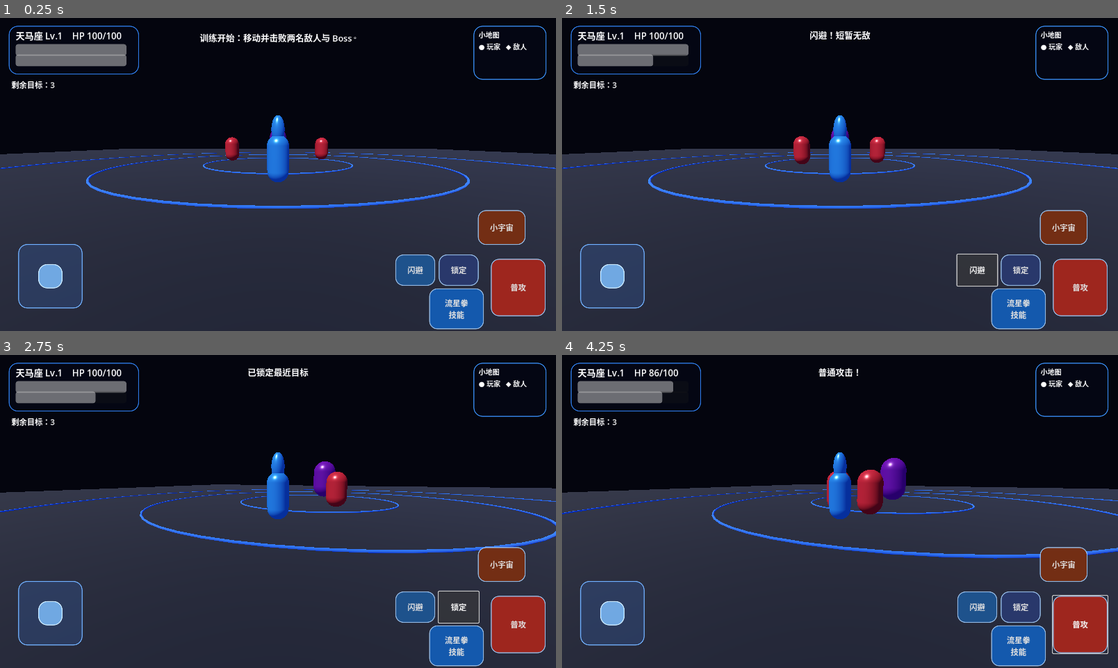
Above: before the commit, frames 1-4 (two rows, left to right).
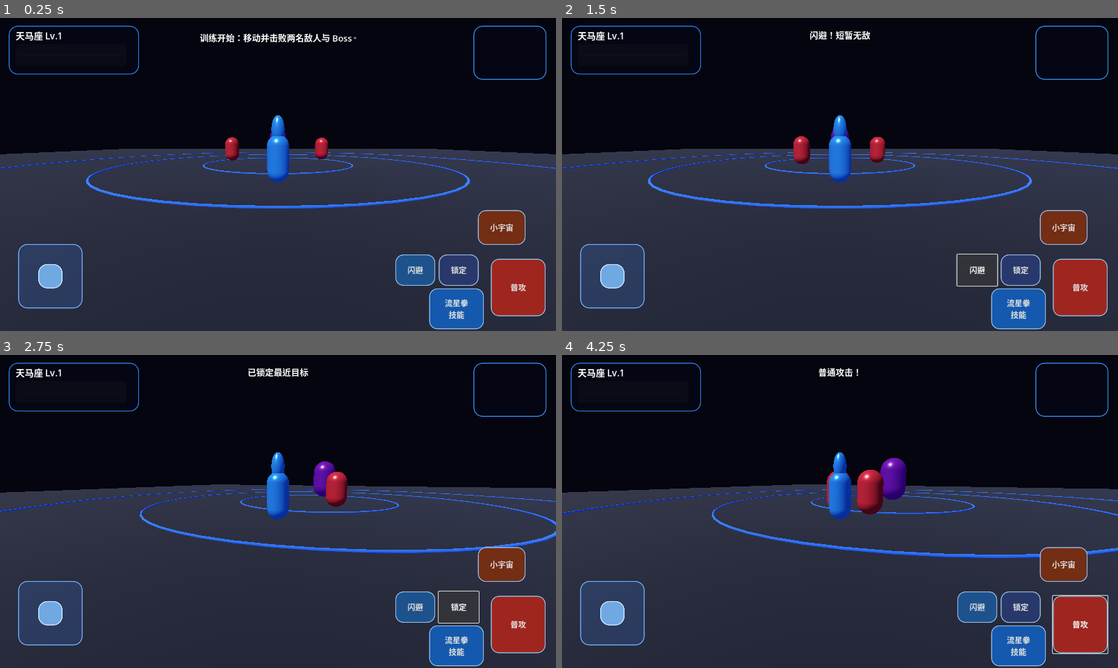
Above: after the commit, the same moments.

Repository: Qazwesrd/Saint-Seiya-Universe-War
Game: Godot game, scene res://scenes/main.tscn
The game is run twice, just before and just after one commit, with the same random seed, the same clock (stepped at 60 frames per second) and the same inputs.
Inputs (mouse positions are in pixels of both pictures, inside the frame that each line leads up to):
- Up to frame 1 (0.25 s): no input
- Up to frame 2 (1.5 s): click "小宇宙" at 0.5 s; click "闪避" at 1.25 s
- Up to frame 3 (2.75 s): click "锁定" at 2 s
- Up to frame 4 (4.25 s): tap Enter (ui_accept) at 2.75, 3.02 s; move the mouse to (962, 495) at 2.77 s; hold Right (ui_right) 2.78-3.5 s; click (962, 495) at 2.92 s; drag from (728, 527) to (812, 574) at 3.52 s

The runs differ from the first frame. In frame 1, 1.8% of the frame differs, in the area x 2-95%, y 4-23%; in frame 2, 1.6%; in frame 3, 1.6%; in frame 4, 1.6%.
Error after the commit: Invalid call to function 'set_status (via call)' in base 'CanvasLayer (hud.gd)'. Expected 6 arguments. (res://scripts/game.gd:88)

Commit message:
加入技能冷却显示与实时小地图接口

Diff:
--- a/game/scripts/hud.gd
+++ b/game/scripts/hud.gd
@@ -5,6 +5,9 @@
 var enemy_label: Label
 var hp_bar: ProgressBar
 var cosmos_bar: ProgressBar
+var skill_button: Button
+var burst_button: Button
+var minimap_control: Control
 var stick_base: Panel
 var stick_knob: Panel
 var finger_id := -1
@@ -48,11 +51,11 @@
     map.offset_bottom = 142
     _style_panel(map, Color(0.015, 0.025, 0.08, 0.8), Color(0.22, 0.55, 0.95))
     root.add_child(map)
-    var map_label := Label.new()
-    map_label.text = "小地图\n● 玩家   ◆ 敌人"
-    map_label.position = Vector2(12, 8)
-    map_label.add_theme_font_size_override("font_size", 16)
-    map.add_child(map_label)
+    minimap_control = Control.new()
+    minimap_control.set_anchors_and_offsets_preset(Control.PRESET_FULL_RECT)
+    minimap_control.set_script(load("res://scripts/minimap.gd"))
+    minimap_control.set("game", game)
+    map.add_child(minimap_control)
     notice_label = Label.new()
     notice_label.anchor_left = 0.5
     notice_label.anchor_right = 0.5
@@ -76,8 +79,8 @@
     _button(root, "商城", Vector2(22, 154), Vector2(112, 214), func(): set_notice("离线商城将在后续 RPG 系统阶段接入"), Color(0.28, 0.22, 0.08))
     _button(root, "闪避", Vector2(-370, -176), Vector2(-278, -104), func(): _call_player("dodge"), Color(0.12, 0.32, 0.55))
     _button(root, "锁定", Vector2(-270, -176), Vector2(-178, -104), func(): _call_player("toggle_lock"), Color(0.16, 0.22, 0.42))
-    _button(root, "小宇宙", Vector2(-180, -278), Vector2(-70, -198), func(): _call_player("cosmos_burst"), Color(0.45, 0.18, 0.08))
-    _button(root, "流星拳\n技能", Vector2(-292, -98), Vector2(-166, -4), func(): _call_player("skill"), Color(0.08, 0.35, 0.68))
+    burst_button = _button(root, "小宇宙", Vector2(-180, -278), Vector2(-70, -198), func(): _call_player("cosmos_burst"), Color(0.45, 0.18, 0.08))
+    skill_button = _button(root, "流星拳\n技能", Vector2(-292, -98), Vector2(-166, -4), func(): _call_player("skill"), Color(0.08, 0.35, 0.68))
     _button(root, "普攻", Vector2(-150, -166), Vector2(-24, -34), func(): _call_player("attack"), Color(0.62, 0.15, 0.12))
     get_viewport().size_changed.connect(_on_resize)
 func _style_panel(panel: Panel, color: Color, border: Color) -> void:
@@ -87,7 +90,7 @@
     style.set_border_width_all(2)
     style.set_corner_radius_all(20)
     panel.add_theme_stylebox_override("panel", style)
-func _button(root: Control, label: String, tl: Vector2, br: Vector2, action: Callable, color: Color) -> void:
+func _button(root: Control, label: String, tl: Vector2, br: Vector2, action: Callable, color: Color) -> Button:
     var b := Button.new()
     b.text = label
     b.anchor_left = 1.0
@@ -108,6 +111,7 @@
     b.add_theme_stylebox_override("pressed", style)
     b.pressed.connect(action)
     root.add_child(b)
+    return b
 func _input(event: InputEvent) -> void:
     if event is InputEventScreenTouch:
         var t := event as InputEventScreenTouch
@@ -131,13 +135,17 @@
     if is_instance_valid(game.player): game.player.set_move_input(value)
 func _call_player(method: String) -> void:
     if is_instance_valid(game.player): game.player.call(method)
-func set_status(hp: float, hp_max: float, cosmos: float, cosmos_max: float) -> void:
+func set_status(hp: float, hp_max: float, cosmos: float, cosmos_max: float, skill_cd: float, burst_cd: float) -> void:
     if not is_instance_valid(status_label): return
     status_label.text = "天马座 Lv.1    HP " + str(roundi(hp)) + "/" + str(roundi(hp_max))
     hp_bar.max_value = hp_max
     hp_bar.value = hp
     cosmos_bar.max_value = cosmos_max
     cosmos_bar.value = cosmos
+    if is_instance_valid(skill_button):
+        skill_button.text = "流星拳\\n" + (str(snappedf(skill_cd, 0.1)) + "s" if skill_cd > 0.0 else "技能")
+    if is_instance_valid(burst_button):
+        burst_button.text = "小宇宙\\n" + (str(snappedf(burst_cd, 0.1)) + "s" if burst_cd > 0.0 else "爆发")
 func set_enemy_count(count: int) -> void:
     enemy_label.text = "剩余目标：" + str(count)
 func set_notice(message: String) -> void:
